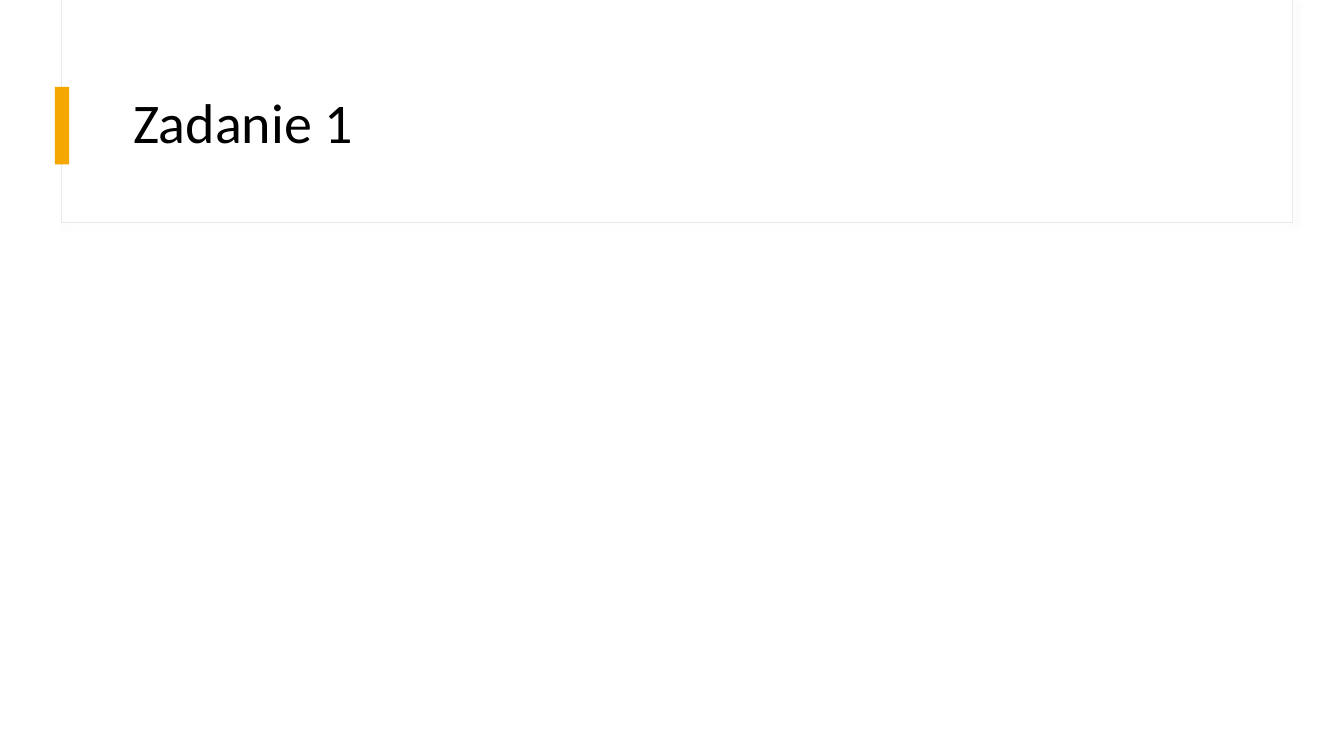
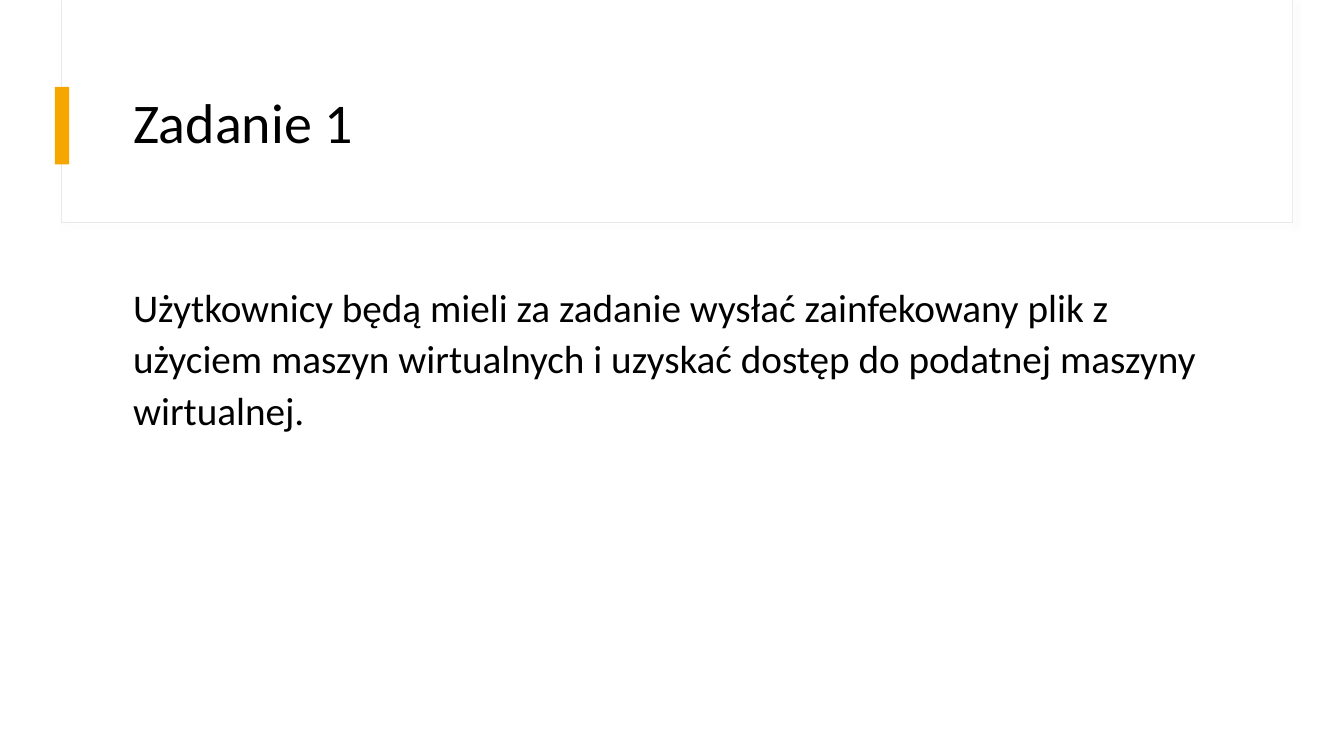
Before and after one commit to m-c-j/Podejrzane_pliki_kontra_serwis_do_przesylania_danych, a slide deck: slide 14 of BAIiM - Podejrzane pliki kontra serwis do przesyłania danych.pptx (slide 13 before the commit). Drawn at 1344x756 pixels with LibreOffice and Linux fonts; fonts in the diff are those of the drawing. Boxes give left, top, right and bottom in pixels: in the first picture for what was removed or moved away, otherwise in the second. Text is boxed around its words. In the diff, an @@ line names an element or a change of style, - is before the commit and + after.

```diff
--- a/BAIiM - Podejrzane pliki kontra serwis do przesyłania danych.pptx
+++ b/BAIiM - Podejrzane pliki kontra serwis do przesyłania danych.pptx
@@ text added at [133,294,1195,432], 28 pt, text #000000 @@
+Użytkownicy będą mieli za zadanie wysłać zainfekowany plik z użyciem maszyn wirtualnych i uzyskać dostęp do podatnej maszyny wirtualnej.
```
Also in this commit, not shown: 2 other slides changed, 1 slide added.
